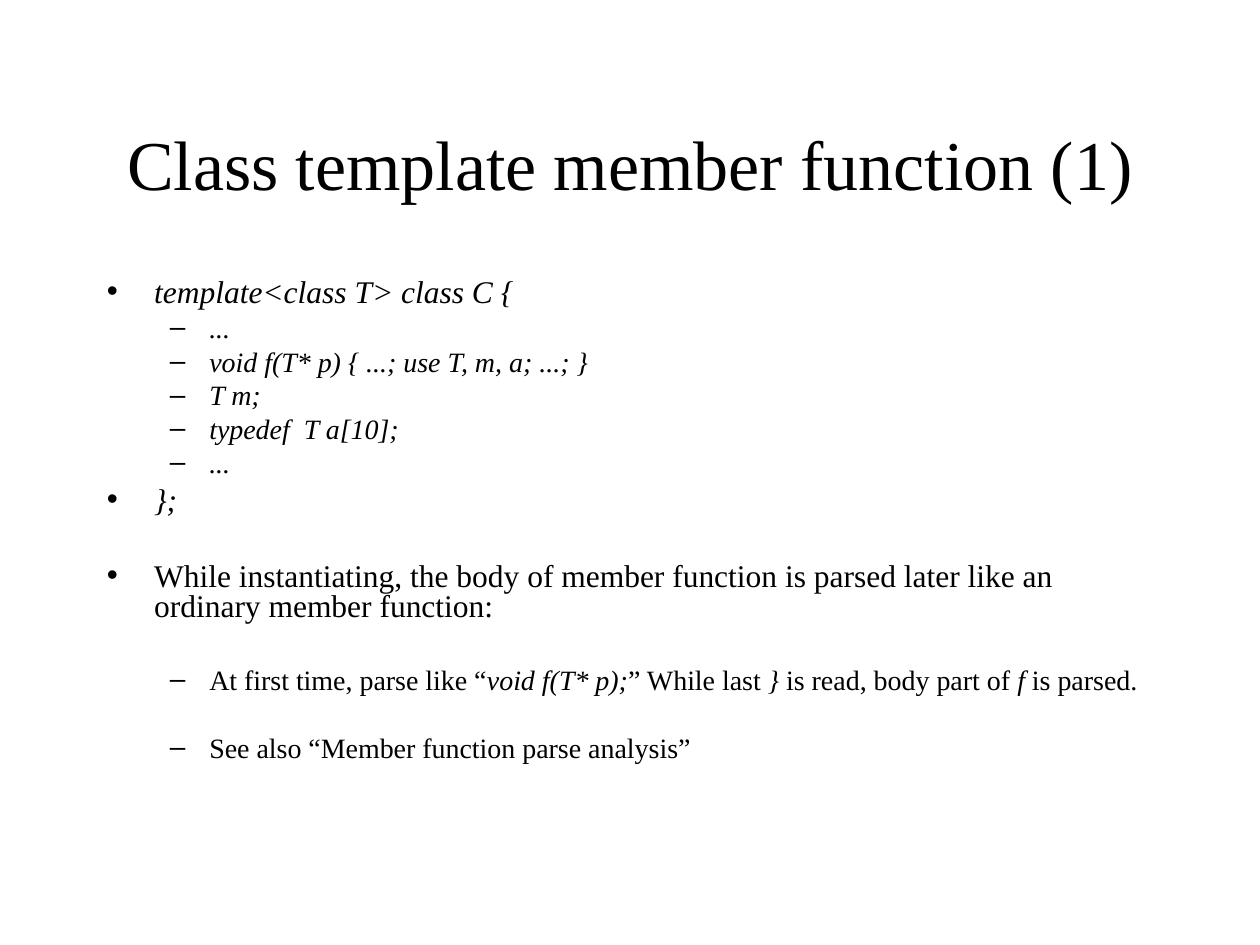
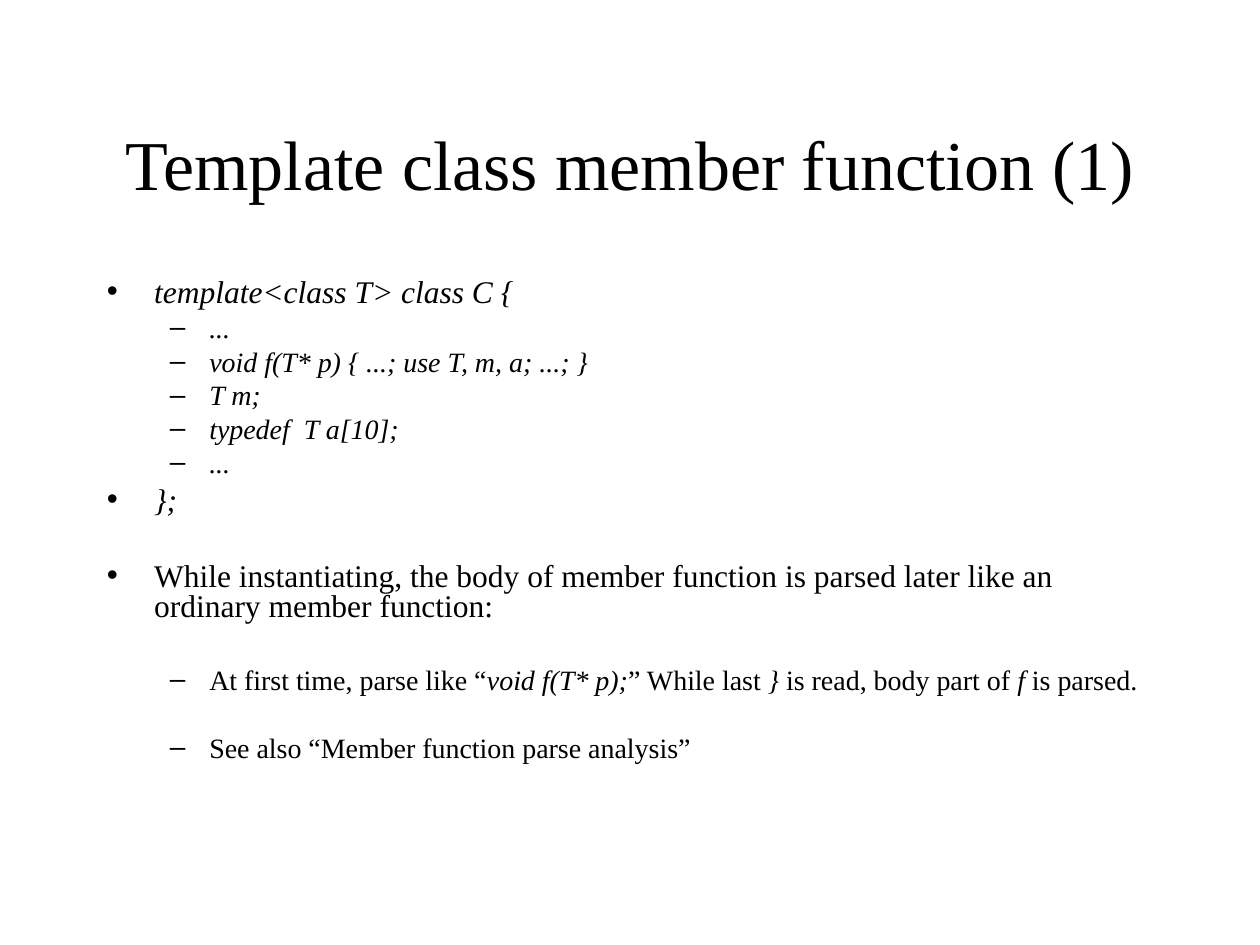
Before and after one commit to KeiHasegawa/cxx_doc, a slide deck: slide 6 of 14_template_parse_e.ppt. Drawn at 1260x945 pixels with LibreOffice and Linux fonts; fonts in the diff are those of the drawing. Boxes give left, top, right and bottom in pixels: in the first picture for what was removed or moved away, otherwise in the second. Text is boxed around its words. In the diff, an @@ line names an element or a change of style, - is before the commit and + after.

```diff
--- a/14_template_parse_e.ppt
+++ b/14_template_parse_e.ppt
@@ title at [126, 140, 1134, 203]: text changed @@
-Class template member function (1)
+Template class member function (1)
```
Also in this commit, not shown: 3 other slides changed, 3 other files.
